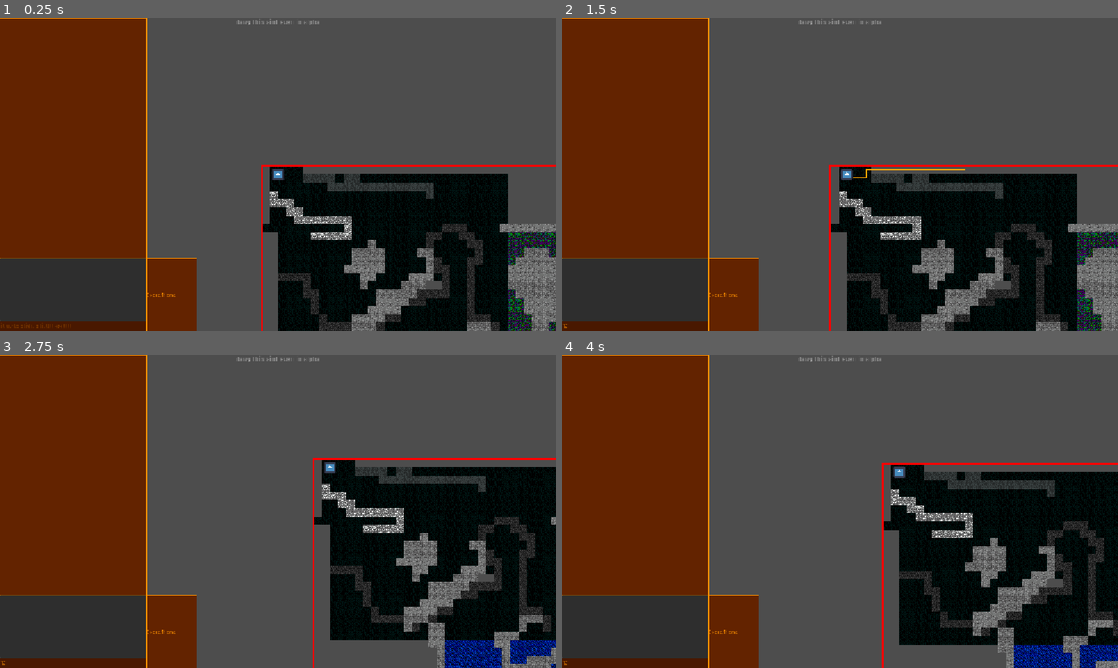
Above: before the commit, frames 1-4 (two rows, left to right).
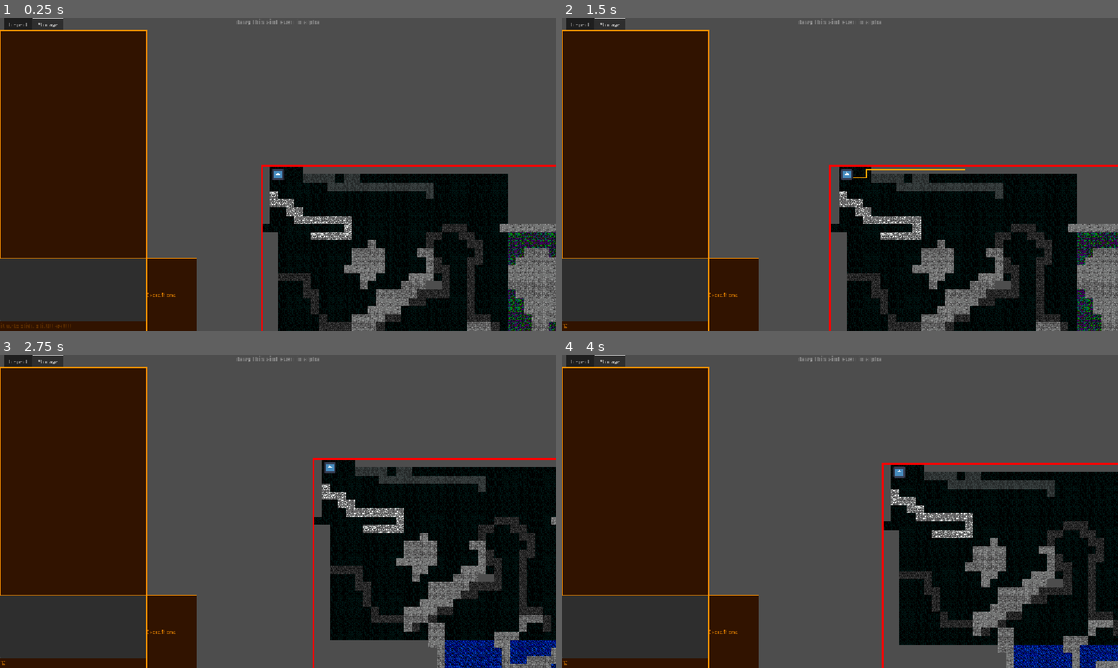
Above: after the commit, the same moments.

Repository: nylonswordsman/fangamesofar
Game: Godot game, scene res://scenes/everythingmanager.tscn
Two runs of this game, one before a commit and one after it. Both use one fixed random seed, a clock stepped at 60 frames per second and the inputs below. This scene is started directly instead of the project's main scene. The engine's default icon, where the game draws it, is replaced by a stand-in: a white triangle on a blue panel in a dark square.
Inputs (mouse positions are in pixels of both pictures, inside the frame that each line leads up to):
- Up to frame 1 (0.25 s): no input
- Up to frame 2 (1.5 s): click (634, 324) at 0.52 s; type "12" at 0.6 s; tap Enter at 1.25 s; move the mouse to (962, 158) at 1.27 s; hold K (GUIEditNBRight+) from 1.28 s (still down); hold A (A) from 1.28 s (still down)
- Up to frame 3 (2.75 s): tap D (D) at 1.55, 2.1 s; move the mouse to (166, 527) at 2.02 s; release K (GUIEditNBRight+) at 2.03 s; release A (A) at 2.03 s; hold S (GUICursorDown) from 2.03 s (still down); tap P (P) at 2.3 s
- Up to frame 4 (4 s): move the mouse to (895, 442) at 2.77 s; release S (GUICursorDown) at 2.78 s; hold K (GUIEditNBRight+) 2.78-3.53 s; hold P (P) 2.78-3.53 s; tap A (A) at 3.05, 3.6 s; move the mouse to (812, 574) at 3.52 s; hold W (GUICursorUp) from 3.53 s (still down); tap D (D) at 3.8 s

The runs differ from the first frame. In frame 1, 22% of the frame differs, in the area x 0-36%, y 0-100%; in frame 2, 22%; in frame 3, 22%; in frame 4, 22%.
Error before the commit: Parse Error: Cannot find member "broadcast_expie_id" in base "expie". (res://scenes/expie_1_panel.gd:4)
Error after the commit: Invalid access to property or key 'path' on a base object of type 'Window'. (res://Scripts/expies/expie.gd:60)

Commit message:
sunday streams 08 and 09

Diff:
--- a/Scripts/GUI/gui_list.gd
+++ b/Scripts/GUI/gui_list.gd
@@ -45,7 +45,7 @@
 
 
 # Called every frame. 'delta' is the elapsed time since the previous frame.
-func _process(delta: float) -> void:
+func _process(_delta: float) -> void:
 	selected = master.hoveredID==objID
 	if !selected:SelectedItem=-1
 	if SelectedItem!=-1:
@@ -81,6 +81,7 @@
 	draw_rect(Rect2i(Rect.position,Rect.size),master.BackgroundColor)
 
 	draw_rect(Rect2i(Rect.position+Vector2i(Rect.size.x-4,0),Vector2i(4,Rect.size.y)),master.SecondaryColor)
+	@warning_ignore("narrowing_conversion")
 	draw_rect(Rect2i(Rect.position+Vector2i(Rect.size.x-4,offset*(Rect.size.y/(Items.size()*20.0+16))),Vector2i(4,Rect.size.y*(Rect.size.y/(Items.size()*20.0+16)))),master.PrimaryColor)
 
 	draw_rect(Rect2i(Rect.position,Rect.size),master.PrimaryColor,false,BorderWidth)
--- a/Scripts/everythingManager.gd
+++ b/Scripts/everythingManager.gd
@@ -5,5 +5,5 @@
 func _ready():
 	pass
 
-func _process(delta):
+func _process(_delta):
 	DisplayServer.window_set_title(str(title) + " | FPS: " + str(Engine.get_frames_per_second()))
--- a/Scripts/expies/expie.gd
+++ b/Scripts/expies/expie.gd
@@ -4,7 +4,7 @@
 var aStarNavi = AStar2D.new()
 @onready var tML = get_parent()
 var selected: bool = 0
-signal broadcast_expie_id(id_speaking, id_holder)
+signal broadcast_expie_id(emitter)
 
 @export var openedBook: Dictionary = {
 	"expieID": 0,
@@ -50,8 +50,8 @@
 # ^ These stats are outside of the book
 
 func _ready():
-	broadcast_expie_id.emit(self.openedBook.expieID, self)
-	pass
+	# emit a signal with own instance id (defined at the top) attached
+	broadcast_expie_id.emit(get_instance_id())
 
 func _input(_event):
 	if Input.is_action_just_pressed("QuickSelectExpie1"):
--- a/assets/UIStuff/UI.tres
+++ b/assets/UIStuff/UI.tres
@@ -18,15 +18,18 @@
 [sub_resource type="StyleBoxFlat" id="StyleBoxFlat_hyf1y"]
 content_margin_left = 1.0
 content_margin_right = 1.0
-bg_color = Color(0.28627452, 0.09411765, 0, 1)
+bg_color = Color(0.19215687, 0.07450981, 0, 1)
 border_width_left = 1
 border_width_top = 1
 border_width_right = 1
 border_width_bottom = 1
 border_color = Color(1, 0.57254905, 0, 1)
 
+[sub_resource type="StyleBoxFlat" id="StyleBoxFlat_ahi04"]
+bg_color = Color(0.2904831, 0.12526225, 0, 1)
+
 [sub_resource type="StyleBoxFlat" id="StyleBoxFlat_gmodi"]
-bg_color = Color(0.3882353, 0.13725491, 0, 1)
+bg_color = Color(0.19215687, 0.07450981, 0, 1)
 border_width_left = 1
 border_width_top = 1
 border_width_right = 1
@@ -35,7 +38,8 @@
 
 [resource]
 default_font = ExtResource("1_hyf1y")
-/colors/BGOrange = Color(0.38696697, 0.13778436, 0, 1)
+/colors/BGOrange = Color(0.19215687, 0.07450981, 0, 1)
+/colors/BorderOrange = Color(0.78039217, 0.29803923, 0, 1)
 /colors/Grey = Color(0.29803923, 0.29803923, 0.29803923, 1)
 /colors/Magenta = Color(0.93333334, 0, 0.93333334, 1)
 /colors/Red = Color(0.93333334, 0, 0, 1)
@@ -53,6 +57,7 @@
 LineEdit/fonts/font = ExtResource("1_hyf1y")
 LineEdit/styles/focus = SubResource("StyleBoxFlat_hyf1y")
 LineEdit/styles/normal = SubResource("StyleBoxFlat_hyf1y")
+TabBar/styles/tab_focus = SubResource("StyleBoxFlat_ahi04")
 TabContainer/font_sizes/font_size = 14
 TabContainer/fonts/font = ExtResource("1_hyf1y")
 TabContainer/styles/panel = SubResource("StyleBoxFlat_gmodi")
--- a/data/save1.tres
+++ b/data/save1.tres
@@ -4,184 +4,3 @@
 
 [resource]
 script = ExtResource("1_7itov")
-expieBooks = Array[Dictionary]([{
-"armor": "placeholder",
-"currentHeadIntegrity": 30,
-"currentHunger": 100,
-"currentLArmIntegrity": 30,
-"currentLLegIntegrity": 30,
-"currentMood": 125,
-"currentOverallIntegrity": 150,
-"currentRArmIntegrity": 30,
-"currentRLegIntegrity": 30,
-"currentTorsoIntegrity": 30,
-"expieName": "Epsilon",
-"expieSpecies": "Experi.",
-"expieStatus": "WFSTFTSS",
-"gifts": [0, 1, 2, 3, 4, 5, 6, 7],
-"helditem": "placeholder",
-"pointsInCHA": 0,
-"pointsInCON": 0,
-"pointsInDEX": 0,
-"pointsInINT": 0,
-"pointsInSTR": 0,
-"pointsInWIS": 0,
-"weapon": "placeholder"
-}, {
-"armor": "placeholder",
-"currentHeadIntegrity": 30,
-"currentHunger": 120,
-"currentLArmIntegrity": 30,
-"currentLLegIntegrity": 30,
-"currentMood": 135,
-"currentOverallIntegrity": 150,
-"currentRArmIntegrity": 30,
-"currentRLegIntegrity": 30,
-"currentTorsoIntegrity": 30,
-"expieName": "Gamma",
-"expieSpecies": "Orange",
-"gifts": [0, 1, 2, 3, 4, 5, 6, 7],
-"helditem": "placeholder",
-"pointsInCHA": 0,
-"pointsInCON": 0,
-"pointsInDEX": 0,
-"pointsInINT": 0,
-"pointsInSTR": 0,
-"pointsInWIS": 0,
-"weapon": "placeholder"
-}, {
-"armor": "placeholder",
-"currentHeadIntegrity": 30,
-"currentHunger": 90,
-"currentLArmIntegrity": 30,
-"currentLLegIntegrity": 30,
-"currentMood": 130,
-"currentOverallIntegrity": 150,
-"currentRArmIntegrity": 30,
-"currentRLegIntegrity": 30,
-"currentTorsoIntegrity": 30,
-"expieName": "Tau",
-"expieSpecies": "Milky",
-"gifts": [0, 1, 2, 3, 4, 5, 6, 7],
-"helditem": "placeholder",
-"pointsInCHA": 0,
-"pointsInCON": 0,
-"pointsInDEX": 0,
-"pointsInINT": 0,
-"pointsInSTR": 0,
-"pointsInWIS": 0,
-"weapon": "placeholder"
-}, {
-"armor": "placeholder",
-"currentHeadIntegrity": 30,
-"currentHunger": 130,
-"currentLArmIntegrity": 30,
-"currentLLegIntegrity": 30,
-"currentMood": 130,
-"currentOverallIntegrity": 150,
-"currentRArmIntegrity": 30,
-"currentRLegIntegrity": 30,
-"currentTorsoIntegrity": 30,
-"expieName": "Psi",
-"expieSpecies": "Hauler",
-"gifts": [0, 1, 2, 3, 4, 5, 6, 7],
-"helditem": "placeholder",
-"pointsInCHA": 0,
-"pointsInCON": 0,
-"pointsInDEX": 0,
-"pointsInINT": 0,
-"pointsInSTR": 0,
-"pointsInWIS": 0,
-"weapon": "placeholder"
-}, {
-"armor": "placeholder",
-"currentHeadIntegrity": 30,
-"currentHunger": 100,
-"currentLArmIntegrity": 30,
-"currentLLegIntegrity": 30,
-"currentMood": 200,
-"currentOverallIntegrity": 150,
-"currentRArmIntegrity": 30,
-"currentRLegIntegrity": 30,
-"currentTorsoIntegrity": 30,
-"expieName": "null",
-"expieSpecies": "null",
-"gifts": [0, 1, 2, 3, 4, 5, 6, 7],
-"helditem": "placeholder",
-"pointsInCHA": 0,
-"pointsInCON": 0,
-"pointsInDEX": 0,
-"pointsInINT": 0,
-"pointsInSTR": 0,
-"pointsInWIS": 0,
-"weapon": "placeholder"
-}, {
-"armor": "placeholder",
-"currentHeadIntegrity": 30,
-"currentHunger": 100,
-"currentLArmIntegrity": 30,
-"currentLLegIntegrity": 30,
-"currentMood": 200,
-"currentOverallIntegrity": 150,
-"currentRArmIntegrity": 30,
-"currentRLegIntegrity": 30,
-"currentTorsoIntegrity": 30,
-"expieName": "null",
-"expieSpecies": "null",
-"gifts": [0, 1, 2, 3, 4, 5, 6, 7],
-"helditem": "placeholder",
-"pointsInCHA": 0,
-"pointsInCON": 0,
-"pointsInDEX": 0,
-"pointsInINT": 0,
-"pointsInSTR": 0,
-"pointsInWIS": 0,
-"weapon": "placeholder"
-}, {
-"armor": "placeholder",
-"currentHeadIntegrity": 30,
-"currentHunger": 100,
-"currentLArmIntegrity": 30,
-"currentLLegIntegrity": 30,
-"currentMood": 200,
-"currentOverallIntegrity": 150,
-"currentRArmIntegrity": 30,
-"currentRLegIntegrity": 30,
-"currentTorsoIntegrity": 30,
-"expieName": "null",
-"expieSpecies": "null",
-"gifts": [0, 1, 2, 3, 4, 5, 6, 7],
-"helditem": "placeholder",
-"pointsInCHA": 0,
-"pointsInCON": 0,
-"pointsInDEX": 0,
-"pointsInINT": 0,
-"pointsInSTR": 0,
-"pointsInWIS": 0,
-"weapon": "placeholder"
-}, {
-"armor": "placeholder",
-"currentHeadIntegrity": 30,
-"currentHunger": 100,
-"currentLArmIntegrity": 30,
-"currentLLegIntegrity": 30,
-"currentMood": 200,
-"currentOverallIntegrity": 150,
-"currentRArmIntegrity": 30,
-"currentRLegIntegrity": 30,
-"currentTorsoIntegrity": 30,
-"expieName": "null",
-"expieSpecies": "null",
-"gifts": [0, 1, 2, 3, 4, 5, 6, 7],
-"helditem": "placeholder",
-"pointsInCHA": 0,
-"pointsInCON": 0,
-"pointsInDEX": 0,
-"pointsInINT": 0,
-"pointsInSTR": 0,
-"pointsInWIS": 0,
-"weapon": "placeholder"
-}])
-saveInfo = {
-"nodeToLoad": 1
-}
--- a/project.godot
+++ b/project.godot
@@ -20,9 +20,12 @@
 boot_splash/use_filter=false
 config/icon="uid://dmrs1iswlgkw"
 
+[autoload]
+
+Expie="*res://Scripts/expies/expie.gd"
+
 [display]
 
-window/size/mode=3
 window/size/sharp_corners=true
 window/stretch/mode="canvas_items"
 
--- a/scenes/everythingmanager.tscn
+++ b/scenes/everythingmanager.tscn
@@ -1,25 +1,8 @@
-[gd_scene load_steps=11 format=3 uid="uid://beqeulrol1eji"]
+[gd_scene load_steps=4 format=3 uid="uid://beqeulrol1eji"]
 
 [ext_resource type="Script" uid="uid://cdp6544mfx05x" path="res://Scripts/everythingManager.gd" id="1_1trim"]
 [ext_resource type="PackedScene" uid="uid://bgpxod4jmw4cm" path="res://trim from final project/9A/9A.tscn" id="2_oon43"]
-[ext_resource type="Script" uid="uid://c1lg5mvdmxhjx" path="res://Scripts/worldcamera.gd" id="3_l6lpc"]
-[ext_resource type="Theme" uid="uid://81nbl4bvy5dw" path="res://assets/UIStuff/UI.tres" id="4_whfbe"]
-[ext_resource type="FontFile" uid="uid://bgrunmtwsc7lf" path="res://assets/UIStuff/PixelOperator.ttf" id="5_f3pvo"]
-[ext_resource type="Script" uid="uid://c2j73ayf2ubvu" path="res://Scripts/GUI/versionLabel.gd" id="6_o6emw"]
-[ext_resource type="Script" uid="uid://dch3ha0bgmwnc" path="res://scenes/log_entry.gd" id="7_f3pvo"]
-[ext_resource type="Script" uid="uid://ddfqma02iycmf" path="res://scenes/expie_1_panel.gd" id="8_o6emw"]
-
-[sub_resource type="LabelSettings" id="LabelSettings_2kqml"]
-font = ExtResource("5_f3pvo")
-font_color = Color(1, 1, 1, 0.7764706)
-
-[sub_resource type="StyleBoxFlat" id="StyleBoxFlat_f3pvo"]
-bg_color = Color(0.38696697, 0.13778436, 0, 1)
-border_width_left = 1
-border_width_top = 1
-border_width_right = 1
-border_width_bottom = 1
-border_color = Color(1, 0.57254905, 0, 1)
+[ext_resource type="PackedScene" uid="uid://cmv0ky5ubsfiv" path="res://scenes/world_camera.tscn" id="3_l6lpc"]
 
 [node name="EverythingManager" type="Node2D"]
 script = ExtResource("1_1trim")
@@ -27,85 +10,7 @@
 [node name="9ACore" parent="." instance=ExtResource("2_oon43")]
 unique_name_in_owner = true
 
-[node name="WorldCamera" type="Camera2D" parent="."]
-script = ExtResource("3_l6lpc")
-speed = 175.0
-
-[node name="CanvasLayer" type="CanvasLayer" parent="WorldCamera"]
-
-[node name="LogEntry" type="LineEdit" parent="WorldCamera/CanvasLayer"]
-z_index = 23
-offset_top = 627.0
-offset_right = 304.0
-offset_bottom = 648.0
-size_flags_vertical = 8
-theme = ExtResource("4_whfbe")
-placeholder_text = "it works slight a littl!! yay!!!!!!!"
-emoji_menu_enabled = false
-script = ExtResource("7_f3pvo")
-
-[node name="LogBase" type="PanelContainer" parent="WorldCamera/CanvasLayer"]
-z_index = 20
-anchors_preset = 2
-anchor_top = 1.0
-anchor_bottom = 1.0
-offset_top = -151.0
-offset_right = 304.0
-offset_bottom = -21.0
-grow_vertical = 0
-theme = ExtResource("4_whfbe")
-
-[node name="ScrollContainer" type="ScrollContainer" parent="WorldCamera/CanvasLayer/LogBase"]
-z_index = 22
-z_as_relative = false
-layout_mode = 2
-
-[node name="VBoxContainer" type="VBoxContainer" parent="WorldCamera/CanvasLayer/LogBase/ScrollContainer"]
-z_index = 23
-layout_mode = 2
-
-[node name="versionLabel" type="Label" parent="WorldCamera/CanvasLayer"]
-self_modulate = Color(1, 1, 1, 0.68235296)
-z_index = 20
-anchors_preset = 5
-anchor_left = 0.5
-anchor_right = 0.5
-offset_left = -176.0
-offset_right = 176.0
-offset_bottom = 35.0
-grow_horizontal = 2
-size_flags_horizontal = 4
-tooltip_text = "Version label which displays the build of the project you are running"
-mouse_filter = 0
-accessibility_name = "Version label"
-accessibility_description = "Displays the build of the project you are running"
-text = "if you're seeing this in-game the version label is broken"
-label_settings = SubResource("LabelSettings_2kqml")
-horizontal_alignment = 1
-script = ExtResource("6_o6emw")
-
-[node name="expie1Panel" type="PanelContainer" parent="WorldCamera/CanvasLayer"]
-z_index = 20
-offset_left = 303.0
-offset_top = 497.0
-offset_right = 409.0
-offset_bottom = 648.0
-theme = ExtResource("4_whfbe")
-theme_override_styles/panel = SubResource("StyleBoxFlat_f3pvo")
-script = ExtResource("8_o6emw")
-
-[node name="Expie1NameLabel" type="Label" parent="WorldCamera/CanvasLayer/expie1Panel"]
-z_index = 22
-layout_mode = 2
-theme = ExtResource("4_whfbe")
-theme_override_colors/font_color = Color(1, 0.57254905, 0, 1)
-theme_override_fonts/font = ExtResource("5_f3pvo")
-theme_override_font_sizes/font_size = 14
-text = "Expie1Name"
-
-[node name="TabContainer" type="TabContainer" parent="WorldCamera/CanvasLayer"]
-offset_top = 1.0
-offset_right = 304.0
-offset_bottom = 498.0
+[node name="WorldCamera" parent="." instance=ExtResource("3_l6lpc")]
 
 [editable path="9ACore"]
+[editable path="WorldCamera"]
--- /dev/null
+++ b/scenes/expiePanel.gd
@@ -0,0 +1,34 @@
+extends PanelContainer
+class_name ExpiePanel
+
+# 0 as placeholder, will be the instance id of the expie this panel
+# should be associated with and display the info of
+var associatedExpie = 0
+#var increment = 1
+
+func _ready():
+	print("expie panel is ready") # debug, remove before flight
+	# connect from the expie class the broadcast id signal to the recieve id
+	# in this class, binding to the callable the instance
+	Expie.broadcast_expie_id.connect(_receive_expie_id.bind())
+
+func _receive_expie_id(emitter: int):
+	print("function _recieve_expie_id called") # debug, remove before flight
+	print("expie panel recieved an id: " + str(emitter)) # debug, remove before flight
+	# change the associated expie to the instance id of whoever emitted the
+	# broadcast signal that this panel is listening to
+	associatedExpie = instance_from_id(emitter)
+	print("expie panel parced entity from recieved id: " + str(associatedExpie))
+	if is_instance_valid(associatedExpie) == true:
+		print("entity is a valid instance") # debug, remove before flight
+		if associatedExpie.is_ancestor_of(Expie) == true:
+			print("entity is an expie") # debug, remove before flight
+		else:
+			print("entity isn't an expie") # debug, remove before flight
+		print(associatedExpie.openedBook.expieID, associatedExpie.openedBook.expieName)
+		%Expie1NameLabel.set_text(associatedExpie.openedBook.expieName)
+	else:
+		print("entity isn't a valid instance") # debug, remove before flight
+
+#func _change_expie_name
+#func _change_expie_mood
--- a/scenes/expie_1_panel.gd
+++ /dev/null
@@ -1,11 +0,0 @@
-extends PanelContainer
-
-func _ready():
-	expie.broadcast_expie_id.connect(_receive_expie_id)
-
-func _receive_expie_id(id_speaking, id_holder):
-	if id_speaking == 1:
-		pass
-
-#func _change_expie_name
-#func _change_expie_mood
--- /dev/null
+++ b/scenes/world_camera.tscn
@@ -0,0 +1,117 @@
+[gd_scene load_steps=9 format=3 uid="uid://cmv0ky5ubsfiv"]
+
+[ext_resource type="Script" uid="uid://c1lg5mvdmxhjx" path="res://Scripts/worldcamera.gd" id="1_kjo65"]
+[ext_resource type="Theme" uid="uid://81nbl4bvy5dw" path="res://assets/UIStuff/UI.tres" id="2_yo0l3"]
+[ext_resource type="Script" uid="uid://dch3ha0bgmwnc" path="res://scenes/log_entry.gd" id="3_4lh7j"]
+[ext_resource type="FontFile" uid="uid://bgrunmtwsc7lf" path="res://assets/UIStuff/PixelOperator.ttf" id="4_6rdvf"]
+[ext_resource type="Script" uid="uid://c2j73ayf2ubvu" path="res://Scripts/GUI/versionLabel.gd" id="5_oeg7o"]
+[ext_resource type="Script" uid="uid://ddfqma02iycmf" path="res://scenes/expiePanel.gd" id="6_r3paj"]
+
+[sub_resource type="LabelSettings" id="LabelSettings_2kqml"]
+font = ExtResource("4_6rdvf")
+font_color = Color(1, 1, 1, 0.7764706)
+
+[sub_resource type="StyleBoxFlat" id="StyleBoxFlat_f3pvo"]
+bg_color = Color(0.19215687, 0.07450981, 0, 1)
+border_width_left = 1
+border_width_top = 1
+border_width_right = 1
+border_width_bottom = 1
+border_color = Color(1, 0.57254905, 0, 1)
+
+[node name="WorldCamera" type="Camera2D"]
+script = ExtResource("1_kjo65")
+speed = 175.0
+
+[node name="CanvasLayer" type="CanvasLayer" parent="."]
+
+[node name="LogEntry" type="LineEdit" parent="CanvasLayer"]
+z_index = 23
+offset_top = 627.0
+offset_right = 304.0
+offset_bottom = 648.0
+size_flags_vertical = 8
+theme = ExtResource("2_yo0l3")
+placeholder_text = "it works slight a littl!! yay!!!!!!!"
+emoji_menu_enabled = false
+script = ExtResource("3_4lh7j")
+
+[node name="LogBase" type="PanelContainer" parent="CanvasLayer"]
+z_index = 20
+anchors_preset = 2
+anchor_top = 1.0
+anchor_bottom = 1.0
+offset_top = -150.0
+offset_right = 304.0
+offset_bottom = -21.0
+grow_vertical = 0
+theme = ExtResource("2_yo0l3")
+
+[node name="ScrollContainer" type="ScrollContainer" parent="CanvasLayer/LogBase"]
+z_index = 22
+z_as_relative = false
+layout_mode = 2
+
+[node name="VBoxContainer" type="VBoxContainer" parent="CanvasLayer/LogBase/ScrollContainer"]
+z_index = 23
+layout_mode = 2
+
+[node name="versionLabel" type="Label" parent="CanvasLayer"]
+self_modulate = Color(1, 1, 1, 0.68235296)
+z_index = 20
+anchors_preset = 5
+anchor_left = 0.5
+anchor_right = 0.5
+offset_left = -176.0
+offset_right = 176.0
+offset_bottom = 35.0
+grow_horizontal = 2
+size_flags_horizontal = 4
+tooltip_text = "Version label which displays the build of the project you are running"
+mouse_filter = 0
+accessibility_name = "Version label"
+accessibility_description = "Displays the build of the project you are running"
+text = "if you're seeing this in-game the version label is broken"
+label_settings = SubResource("LabelSettings_2kqml")
+horizontal_alignment = 1
+script = ExtResource("5_oeg7o")
+
+[node name="expie1Panel" type="PanelContainer" parent="CanvasLayer"]
+z_index = 20
+offset_left = 303.0
+offset_top = 497.0
+offset_right = 409.0
+offset_bottom = 648.0
+theme = ExtResource("2_yo0l3")
+theme_override_styles/panel = SubResource("StyleBoxFlat_f3pvo")
+script = ExtResource("6_r3paj")
+
+[node name="Expie1NameLabel" type="Label" parent="CanvasLayer/expie1Panel"]
+unique_name_in_owner = true
+z_index = 22
+layout_mode = 2
+theme = ExtResource("2_yo0l3")
+theme_override_colors/font_color = Color(1, 0.57254905, 0, 1)
+theme_override_fonts/font = ExtResource("4_6rdvf")
+theme_override_font_sizes/font_size = 14
+text = "Expie1Name"
+
+[node name="TabContainer" type="TabContainer" parent="CanvasLayer"]
+offset_top = 1.0
+offset_right = 304.0
+offset_bottom = 498.0
+current_tab = 1
+
+[node name="Inspect" type="PanelContainer" parent="CanvasLayer/TabContainer"]
+visible = false
+clip_children = 1
+layout_mode = 2
+theme = ExtResource("2_yo0l3")
+metadata/_tab_index = 0
+
+[node name="Storage" type="PanelContainer" parent="CanvasLayer/TabContainer"]
+layout_mode = 2
+metadata/_tab_index = 1
+
+[node name="TabContainer" type="TabContainer" parent="CanvasLayer/TabContainer/Storage"]
+layout_mode = 2
--- a/trim from final project/9A/9A.tscn
+++ b/trim from final project/9A/9A.tscn
@@ -1,11 +1,11 @@
 [gd_scene load_steps=5 format=4 uid="uid://bgpxod4jmw4cm"]
 
-[ext_resource type="Script" uid="uid://b025p4b26l2mv" path="res://trim from final project/9A/N2d_9ACore.gd" id="1_nwkcs"]
+[ext_resource type="Script" uid="uid://b025p4b26l2mv" path="res://Scripts/levelCore.gd" id="1_nwkcs"]
 [ext_resource type="TileSet" uid="uid://d1rvlgl2fr445" path="res://trim from final project/9A/tileset9A.tres" id="1_t7xqr"]
 [ext_resource type="Script" uid="uid://5d05pk7ny1s6" path="res://trim from final project/9A/tml_floor.gd" id="3_1qbyj"]
-[ext_resource type="Script" uid="uid://co4ky270xdwfs" path="res://trim from final project/9A/expieNavigator.gd" id="4_x37u3"]
+[ext_resource type="Script" uid="uid://co4ky270xdwfs" path="res://Scripts/expieNavigator.gd" id="4_x37u3"]
 
-[node name="N2D_9ACore" type="Node2D"]
+[node name="levelCore" type="Node2D"]
 script = ExtResource("1_nwkcs")
 
 [node name="TML_Floor" type="TileMapLayer" parent="."]
Renamed: trim from final project/9A/expieNavigator.gd -> Scripts/expieNavigator.gd
Renamed: trim from final project/9A/expieNavigator.gd.uid -> Scripts/expieNavigator.gd.uid
Renamed: trim from final project/9A/N2d_9ACore.gd -> Scripts/levelCore.gd
Renamed: trim from final project/9A/N2d_9ACore.gd.uid -> Scripts/levelCore.gd.uid
Not shown: 1 places in assets/UIStuff/UI.tres that only renumber resources
Renamed: scenes/expie_1_panel.gd.uid -> scenes/expiePanel.gd.uid
